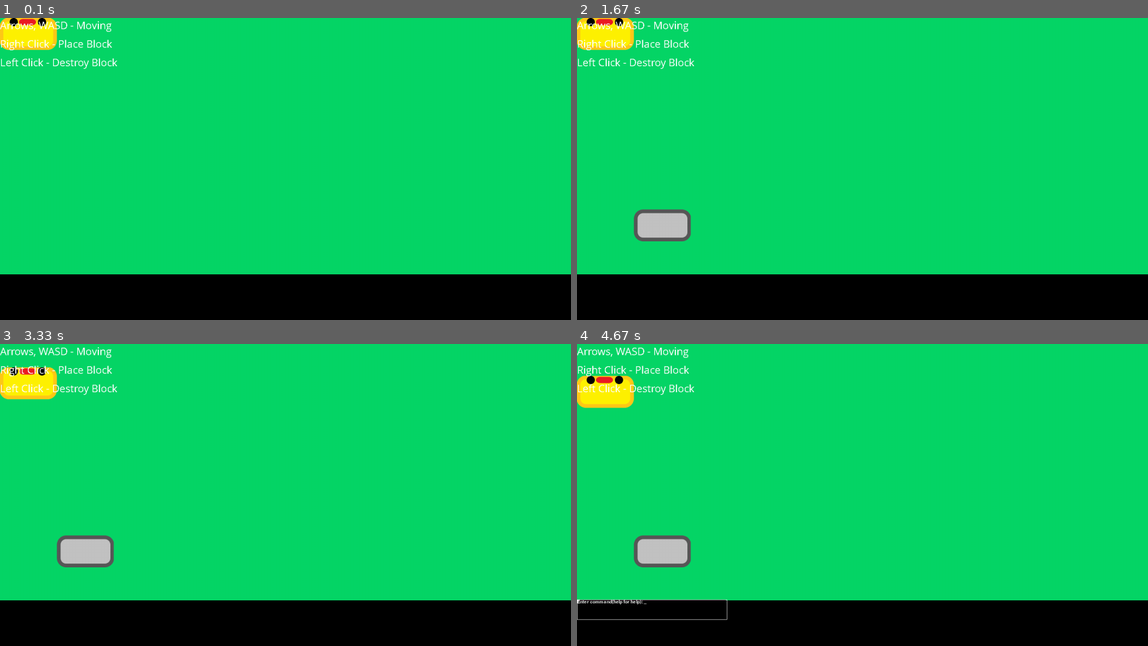
Above: before the commit, frames 1-4 (two rows, left to right).
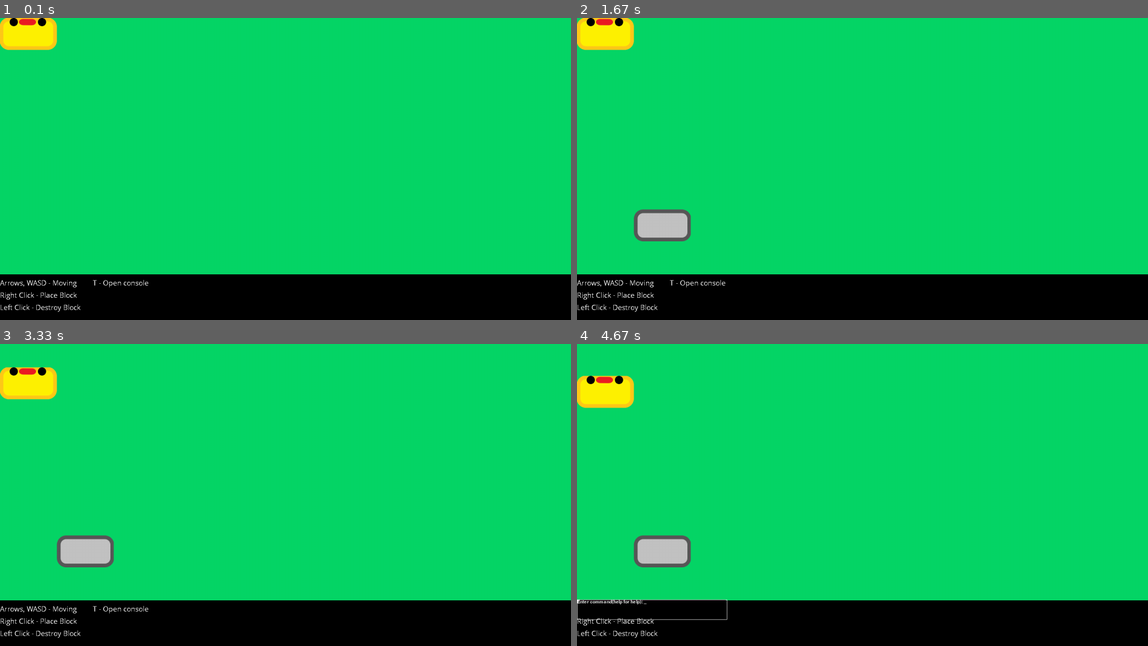
Above: after the commit, the same moments.

Repository: timaaos/PySocketGame
Game: pygame game, started from pygame_version.py
The game is run twice, just before and just after one commit, with the same random seed, the same clock (stepped at 60 frames per second) and the same inputs.
Inputs (mouse positions are in pixels of both pictures, inside the frame that each line leads up to):
- Up to frame 1 (0.1 s): no input
- Up to frame 2 (1.67 s): tap T at 0.33 s; tap Enter at 0.67 s; hold Right 1-1.47 s; right-click (685, 241) at 1.55 s
- Up to frame 3 (3.33 s): hold Right 2.17-2.63 s; hold Left 2.67-3.2 s; hold Down from 3.23 s (still down)
- Up to frame 4 (4.67 s): release Down at 3.53 s; hold T 3.57-3.97 s; hold Left 3.57-3.97 s; tap - at 4 s

The runs differ from the first frame. In frame 1, 1.0% of the frame differs, in the area x 0-26%, y 1-98%; in frame 2, 1.0%; in frame 3, 1.0%; in frame 4, 0.9%.

Commit message:
Moved tips,edited help

Diff:
--- a/game_functions.py
+++ b/game_functions.py
@@ -7,7 +7,7 @@
 block_list = []
 pygame.font.init()  # you have to call this at the start,
 # if you want to use this module.
-myfont = pygame.font.SysFont('Comic Sans MS', 30)
+myfont = pygame.font.SysFont('Comic Sans MS', 20)
 
 
 def check_down_events(event, character1, screen):
@@ -15,7 +15,7 @@
     if (event.key == pygame.K_t):
         command = inputbox.ask(screen, "Enter command(help for help)")
         if command == ['h', 'e', 'l', 'p']:
-            inputbox.say(screen, "teleport/tp - teleports player, using: tp 10,10", 0, True)
+            inputbox.say(screen, "teleport/tp - teleports player, using: tp 10 10", 0, True)
         elif "".join(command).startswith("tp") or "".join(command).startswith("teleport"):
             args = "".join(command).split(" ")
             if(not len(args) == 3):
@@ -86,10 +86,12 @@
     textsurface = myfont.render('Arrows, WASD - Moving', False, (255, 255, 255))
     textsurface2 = myfont.render('Right Click - Place Block', False, (255, 255, 255))
     textsurface3 = myfont.render('Left Click - Destroy Block', False, (255, 255, 255))
+    textsurface4 = myfont.render('T - Open console', False, (255, 255, 255))
     character1.blitme()
-    screen.blit(textsurface, (0, 0))
-    screen.blit(textsurface2, (0, 50))
-    screen.blit(textsurface3, (0, 100))
+    screen.blit(textsurface, (0, 700))
+    screen.blit(textsurface2, (0, 733))
+    screen.blit(textsurface3, (0, 766))
+    screen.blit(textsurface4, (250, 700))
     for i in block_list:
         Block(screen, i[0], i[1]).blitme()
     pygame.display.flip()
